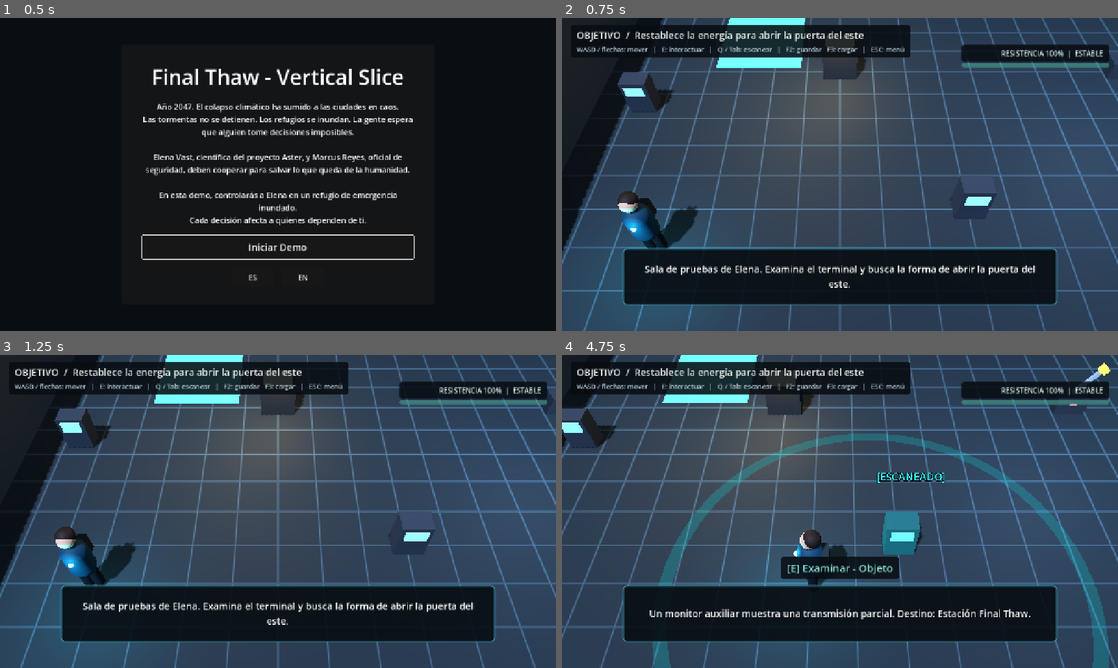
Above: before the commit, frames 1-4 (two rows, left to right).
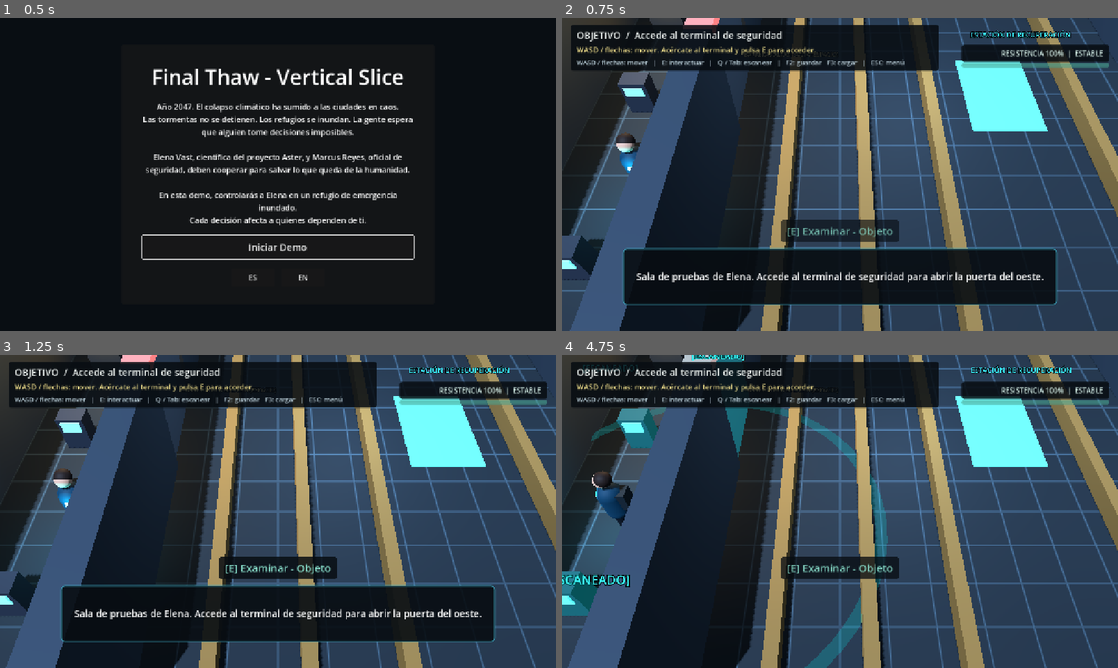
Above: after the commit, the same moments.

Repository: xabiervc/final-thaw
Game: Godot game, scene res://scenes/ui/main_menu.tscn
Two runs of this game, one before a commit and one after it. Both use one fixed random seed, a clock stepped at 60 frames per second and the inputs below.
Inputs (mouse positions are in pixels of both pictures, inside the frame that each line leads up to):
- Up to frame 1 (0.5 s): no input
- Up to frame 2 (0.75 s): click "Iniciar Demo" at 0.5 s
- Up to frame 3 (1.25 s): no input
- Up to frame 4 (4.75 s): tap E (interact) at 1.25, 2.75, 3.5, 4.25 s; move the mouse to (962, 495) at 1.27 s; hold D (move_right) 1.28-2 s; hold E (interact) 1.28-2 s; click (962, 495) at 1.42 s; tap Tab (scan) at 1.55 s; drag from (728, 527) to (812, 574) at 2.02 s; move the mouse to (895, 442) at 2.77 s; hold D (move_right) 2.78-3.5 s; hold Tab (scan) 2.78-3.5 s; tap J (attack_primary) at 2.85 s; drag from (812, 574) to (673, 464) at 3.52 s; move the mouse to (1006, 558) at 4.27 s; hold A (move_left) from 4.28 s (still down); hold Tab (scan) from 4.28 s (still down); tap - (decrease_font) at 4.35 s

Frame 1 is identical in both runs. In frame 2, 39% of the frame differs, in the area x 0-100%, y 0-100%; in frame 3, 39%; in frame 4, 59%.

Commit message:
feat: turn Phase 1 into a three-step tutorial

Diff:
--- a/scripts/levels/elena_test_room.gd
+++ b/scripts/levels/elena_test_room.gd
@@ -17,9 +17,25 @@
 const MENU_PATH := "res://scenes/ui/main_menu.tscn"
 const NEXT_PATH := "res://scenes/levels/abandoned_lab.tscn"
 const ROOM_ID := "elena_test_room"
-const START := Vector3(-9.0, 0.1, 5.0)
+const START := Vector3(-9.5, 0.1, 3.5)
 const EXIT_TRIGGER_X := 10.0
 const LOAD_SAFE_X := 9.5
+
+const DIV1 := -8.0
+const DIV2 := 3.9
+const BARRIER_XS := [-6.3, -4.4, -2.5, 1.6]
+const BARRIER_SIZE := Vector3(0.3, 0.5, 16.0)
+
+const ZONE_HINTS := [
+	"WASD / flechas: mover. Acércate al terminal y pulsa E para acceder.",
+	"ESPACIO: saltar. Cada salto gasta resistencia (barra arriba a la derecha). Por debajo del 70 % el salto se acorta y no supera las barreras: espera un momento o pasa por la estación de recuperación.",
+	"Q / Tab: escanear. Revela los objetos interactivos cercanos, incluso detrás de las paredes. Busca la palanca del generador.",
+]
+const ZONE_MESSAGES := [
+	"",
+	"Barreras altas. Salta con Espacio: cada salto gasta resistencia.",
+	"No veo la palanca del generador. Escanea con Q o Tab para revelar objetos interactivos cercanos, incluso tras las paredes.",
+]
 
 var elena = null
 var manager = null
@@ -29,16 +45,21 @@
 var terminal = null
 var lever = null
 var door = null
+var door_a = null
 var completed: bool = false
+var hint_level: int = 1
+
+var _zone: int = -1
+var _shown: Array = []
 
 func _ready() -> void:
 	_build_environment()
 	_build_room()
 	_build_props()
-	_build_condition_area()
+	_build_tutorial_zones()
 	_build_player()
 	_build_ui()
-	panel.call("show_message", "Sala de pruebas de Elena. Examina el terminal y busca la forma de abrir la puerta del este.", 9.0)
+	panel.call("show_message", "Sala de pruebas de Elena. Accede al terminal de seguridad para abrir la puerta del oeste.", 9.0)
 
 func _build_environment() -> void:
 	var env := Environment.new()
@@ -60,8 +81,9 @@
 	sun.light_color = Color(0.75, 0.85, 1.0)
 	sun.shadow_enabled = true
 	add_child(sun)
-	_add_lamp(Vector3(-6.0, 3.0, 0.0), Color(1.0, 0.85, 0.6), 1.2)
-	_add_lamp(Vector3(2.0, 3.0, 2.0), Color(0.7, 0.85, 1.0), 1.0)
+	_add_lamp(Vector3(-10.0, 3.0, 0.0), Color(1.0, 0.85, 0.6), 1.2)
+	_add_lamp(Vector3(-3.0, 3.0, 0.0), Color(0.7, 0.85, 1.0), 1.1)
+	_add_lamp(Vector3(6.0, 3.0, 2.0), Color(0.7, 0.85, 1.0), 0.4)
 	_add_lamp(Vector3(10.5, 2.6, 0.0), Color(0.5, 1.0, 0.8), 1.0)
 
 func _add_lamp(pos: Vector3, color: Color, energy: float) -> void:
@@ -105,25 +127,37 @@
 	B.solid_box(self, Vector3(0.5, 3.2, 6.6), Vector3(8.5, 1.6, -4.7), wall)
 	B.solid_box(self, Vector3(0.5, 3.2, 6.6), Vector3(8.5, 1.6, 4.7), wall)
 
+	for dx in [DIV1, DIV2]:
+		B.solid_box(self, Vector3(0.6, 3.2, 6.6), Vector3(dx, 1.6, -4.7), wall)
+		B.solid_box(self, Vector3(0.6, 3.2, 6.6), Vector3(dx, 1.6, 4.7), wall)
+
+	B.solid_box(self, Vector3(2.4, 3.2, 0.5), Vector3(5.9, 1.6, -4.6), wall)
+
 	B.box(self, Vector3(0.2, 2.6, 0.2), Vector3(11.0, 1.3, -1.2), Color(0.2, 0.9, 0.6), 2.0)
 	B.box(self, Vector3(0.2, 2.6, 0.2), Vector3(11.0, 1.3, 1.2), Color(0.2, 0.9, 0.6), 2.0)
 	B.box(self, Vector3(0.2, 0.2, 2.6), Vector3(11.0, 2.6, 0.0), Color(0.2, 0.9, 0.6), 2.0)
 	B.label3d(self, "PUNTO DE CONTROL", Vector3(11.0, 3.2, 0.0), 40, Color(0.5, 1.0, 0.8))
 
-	B.solid_box(self, Vector3(1.2, 0.8, 1.0), Vector3(0.0, 0.4, -5.3), Color(0.3, 0.27, 0.23))
-	B.solid_box(self, Vector3(1.2, 1.2, 1.0), Vector3(2.0, 0.6, -5.3), Color(0.3, 0.27, 0.23))
-
 func _build_props() -> void:
 	terminal = TerminalScript.new()
 	terminal.display_name = "Terminal de seguridad"
 	terminal.save_id = "terminal"
-	terminal.position = Vector3(-5.0, 0.0, -1.0)
+	terminal.message = "Terminal de bienvenida: acceso concedido. La puerta del oeste ya no está bloqueada."
+	terminal.position = Vector3(-10.5, 0.0, -3.0)
 	add_child(terminal)
+
+	door_a = DoorScript.new()
+	door_a.display_name = "Puerta del oeste"
+	door_a.save_id = "door_a"
+	door_a.position = Vector3(DIV1, 0.0, 0.0)
+	door_a.interaction_range = 3.0
+	door_a.locked_message = "La puerta está bloqueada. Accede primero al terminal de seguridad."
+	add_child(door_a)
 
 	lever = LeverScript.new()
 	lever.display_name = "Palanca del generador"
 	lever.save_id = "lever"
-	lever.position = Vector3(3.5, 0.0, -1.0)
+	lever.position = Vector3(5.2, 0.0, -6.4)
 	add_child(lever)
 
 	door = DoorScript.new()
@@ -134,24 +168,27 @@
 	add_child(door)
 
 	_add_inspect("crate_a", 0, Vector3(-9.0, 0.0, -5.0), "Caja de suministros del laboratorio. Está vacía.")
-	_add_inspect("console_b", 1, Vector3(-2.0, 0.0, 4.0), "Un monitor auxiliar muestra una transmisión parcial. Destino: Estación Final Thaw.")
-	_add_inspect("barrel_c", 2, Vector3(1.0, 0.0, -6.6), "Detrás de las cajas, un barril con el sello de Helix.")
+	_add_inspect("console_b", 1, Vector3(-10.5, 0.0, 5.5), "Un monitor auxiliar muestra una transmisión parcial. Destino: Estación Final Thaw.")
+	_add_inspect("barrel_c", 2, Vector3(-9.0, 0.0, 6.2), "Un barril con el sello de Helix.")
 	_add_inspect("crate_d", 0, Vector3(5.5, 0.0, 5.0), "Una mochila abandonada con una manta térmica. Alguien se marchó con prisa.")
 	_add_inspect("console_e", 1, Vector3(-10.5, 0.0, 0.5), "Un mapa de evacuación con la ruta norte tachada a mano.")
-	_add_inspect("crate_f", 0, Vector3(6.2, 0.0, -5.0), "Material de campo del proyecto Aster, guardado a toda prisa.")
-
+	_add_inspect("crate_f", 0, Vector3(6.6, 0.0, -6.3), "Material de campo del proyecto Aster, guardado a toda prisa.")
+
+	terminal.interacted.connect(_on_terminal_used)
+	door_a.opened.connect(_on_door_a_opened)
 	lever.toggled.connect(_on_lever_toggled)
 	door.opened.connect(_on_door_opened)
 
-func _build_condition_area() -> void:
-	B.label3d(self, "ZONA DE PRUEBA DE SALTO", Vector3(-4.5, 1.8, -6.0), 36, Color(0.95, 0.88, 0.55))
-	for x in [-7.0, -4.3]:
-		var obstacle = LowObstacleScript.new()
-		obstacle.position = Vector3(x, 0.0, -6.0)
-		add_child(obstacle)
-	B.solid_box(self, Vector3(2.0, 0.5, 2.0), Vector3(-2.0, 0.25, -5.5), Color(0.55, 0.42, 0.22))
+func _build_tutorial_zones() -> void:
+	for x in BARRIER_XS:
+		var barrier = LowObstacleScript.new()
+		barrier.obstacle_size = BARRIER_SIZE
+		barrier.position = Vector3(x, 0.0, 0.0)
+		add_child(barrier)
+	B.label3d(self, "BARRERAS ALTAS: SALTA (ESPACIO)", Vector3(-6.3, 1.4, 0.0), 30, Color(0.95, 0.88, 0.55))
 	var station = StationScript.new()
-	station.position = Vector3(-7.5, 0.0, -2.5)
+	station.zone_size = Vector3(2.0, 2.0, 3.0)
+	station.position = Vector3(-0.4, 0.0, 0.0)
 	add_child(station)
 
 func _add_inspect(id: String, variant: int, pos: Vector3, text: String) -> void:
@@ -186,9 +223,16 @@
 func _build_ui() -> void:
 	hud = HudScript.new()
 	add_child(hud)
-	hud.call("set_objective", "OBJETIVO  /  Restablece la energía para abrir la puerta del este")
 	panel = PanelScript.new()
 	add_child(panel)
+	_refresh_objective()
+
+func _zone_at(x: float) -> int:
+	if x < DIV1:
+		return 0
+	if x < DIV2:
+		return 1
+	return 2
 
 func _process(_delta: float) -> void:
 	var t = manager.current_target
@@ -196,8 +240,24 @@
 	if t != null and is_instance_valid(t):
 		line = str(t.call("get_prompt_line"))
 	hud.call("set_prompt", line)
+	var zone := _zone_at(elena.global_position.x)
+	if zone != _zone:
+		_zone = zone
+		_on_zone_changed(zone)
 	if not completed and door.is_open and elena.global_position.x > EXIT_TRIGGER_X:
 		_complete_room()
+
+func _on_zone_changed(zone: int) -> void:
+	_update_hint()
+	if zone > 0 and not _shown.has(zone):
+		_shown.append(zone)
+		panel.call("show_message", str(ZONE_MESSAGES[zone]), 7.0)
+
+func _update_hint() -> void:
+	var text := ""
+	if hint_level >= 1 and _zone >= 0 and not door.is_open:
+		text = str(ZONE_HINTS[_zone])
+	hud.call("set_hint", text)
 
 func _unhandled_input(event: InputEvent) -> void:
 	if event.is_action_pressed("pause"):
@@ -214,8 +274,20 @@
 		hud.call("set_objective", "OBJETIVO  /  Llega al punto de control")
 	elif lever.is_on:
 		hud.call("set_objective", "OBJETIVO  /  Cruza la puerta del este")
+	elif door_a.is_open:
+		hud.call("set_objective", "OBJETIVO  /  Cruza las barreras y encuentra la palanca del generador")
+	elif terminal.accessed:
+		hud.call("set_objective", "OBJETIVO  /  Abre la puerta del oeste")
 	else:
-		hud.call("set_objective", "OBJETIVO  /  Restablece la energía para abrir la puerta del este")
+		hud.call("set_objective", "OBJETIVO  /  Accede al terminal de seguridad")
+	_update_hint()
+
+func _on_terminal_used(_actor) -> void:
+	door_a.call("set_locked", false)
+	_refresh_objective()
+
+func _on_door_a_opened() -> void:
+	_refresh_objective()
 
 func _on_lever_toggled(on: bool) -> void:
 	door.call("set_locked", not on)
@@ -266,11 +338,13 @@
 		var sid := str(n.get("save_id"))
 		if sid != "" and data.has(sid):
 			n.call("apply_state", data[sid])
+	door_a.call("set_locked", not terminal.accessed)
 	door.call("set_locked", not lever.is_on)
 	var p = data.get("player", null)
 	if p is Array and p.size() == 3:
 		var px := minf(float(p[0]), LOAD_SAFE_X)
 		elena.global_position = Vector3(px, float(p[1]), float(p[2]))
 	elena.velocity = Vector3.ZERO
+	_zone = -1
 	_refresh_objective()
 	panel.call("show_message", "Partida cargada.", 3.0)
